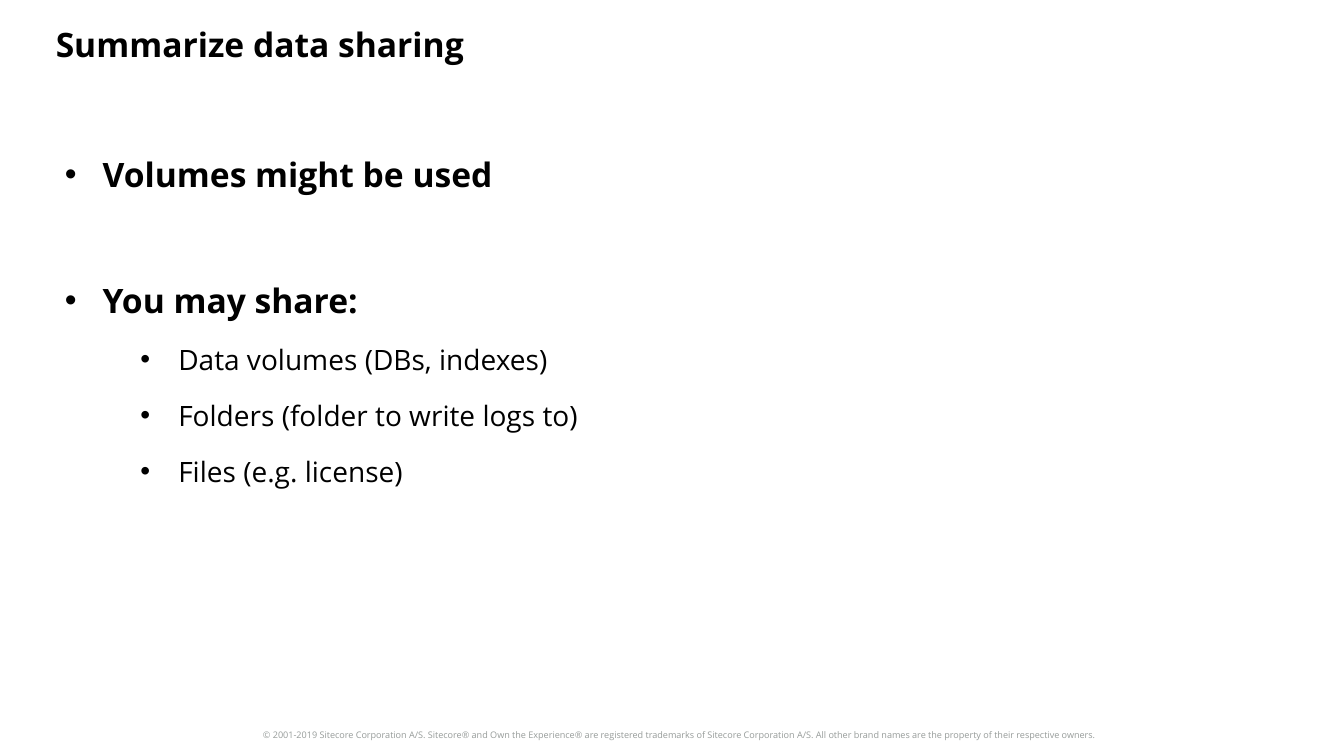
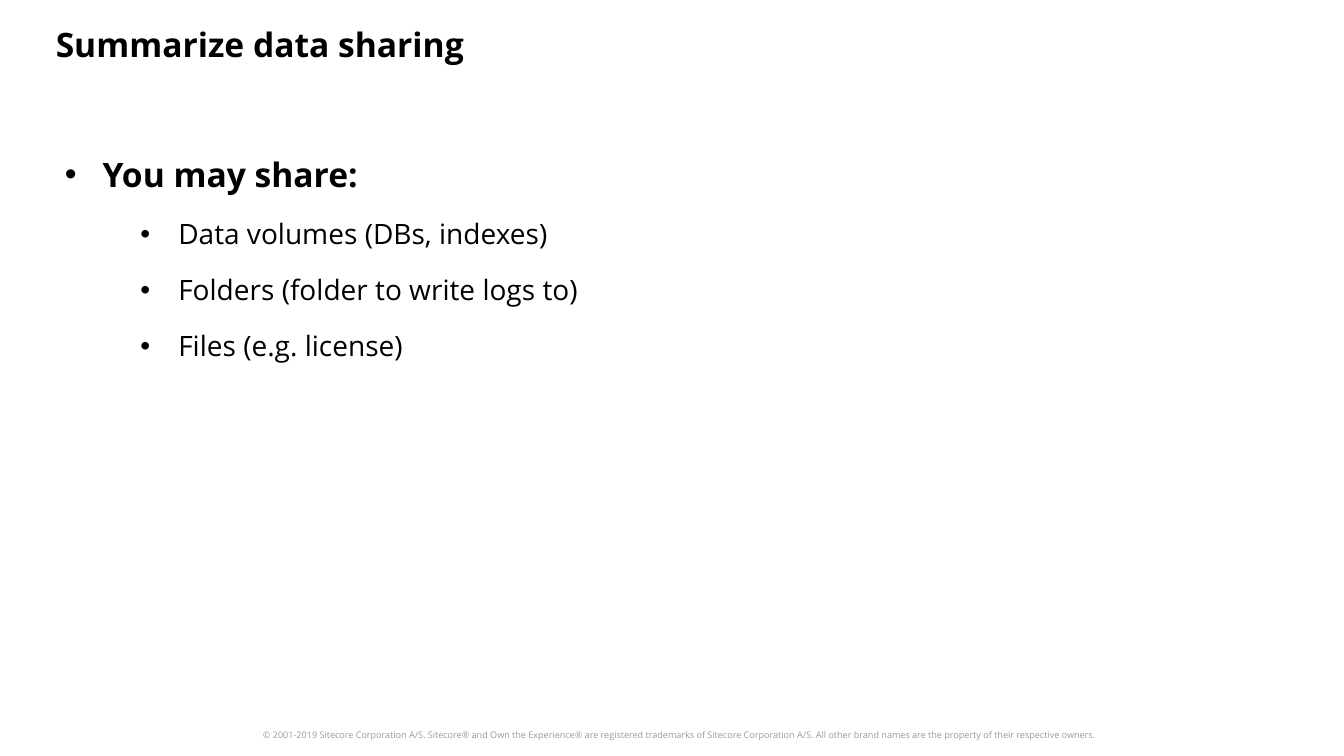
Before and after one commit to tantsyurasergey/DockerTraining, a slide deck: slide 44 of docs/Introduction to Docker.pptx. Drawn at 1344x756 pixels with LibreOffice and Linux fonts; fonts in the diff are those of the drawing; background and template pictures are left out. Boxes give left, top, right and bottom in pixels: in the first picture for what was removed or moved away, otherwise in the second. Text is boxed around its words. In the diff, an @@ line names an element or a change of style, - is before the commit and + after.

```diff
--- a/docs/Introduction to Docker.pptx
+++ b/docs/Introduction to Docker.pptx
@@ text at <box>103,161,493,195</box>: paragraph removed @@
-• Volumes might be used
```
Also in this commit, not shown: 1 slide added.
